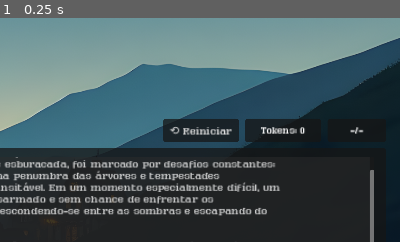
Above: before the commit, frame 1.
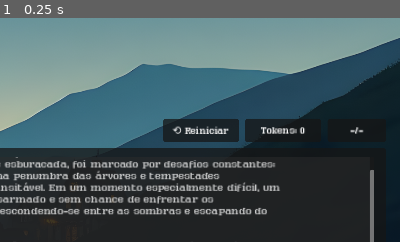
Above: after the commit, the same moment.

Repository: kelbg/serraluz
Game: Godot game, scene res://main.tscn
Same seed, same stepped clock (60 frames per second), same inputs: the game is played once before the commit and once after it. The engine's default icon, where the game draws it, is replaced by a stand-in: a white triangle on a blue panel in a dark square. Sound files missing from this copy of the repository are replaced by a short silence.
Inputs:
- Up to frame 1 (0.25 s): no input
The pictures show only the part of the screen within x 49-99%, y 5-55%; the shares and areas given below are measured in that part.

The runs differ from the first frame. In frame 1, 0.4% of the frame differs, in the area x 42-58%, y 48-53%.
Error in both runs: Trying to return value of type "Nil" from a function whose return type is "String". (res://scripts/GameController.gd:66)

Commit message:
reset button style

Diff:
--- a/main.tscn
+++ b/main.tscn
@@ -129,8 +129,9 @@
 offset_top = 210.0
 offset_right = 1076.0
 offset_bottom = 250.0
+theme_override_colors/font_color = Color(1, 1, 1, 1)
 theme_override_fonts/font = ExtResource("8_vtrk3")
-theme_override_font_sizes/font_size = 20
+theme_override_font_sizes/font_size = 18
 theme_override_styles/normal = SubResource("StyleBoxFlat_cdahu")
 theme_override_styles/hover = SubResource("StyleBoxFlat_4v1mh")
 theme_override_styles/pressed = SubResource("StyleBoxFlat_bd514")
Not shown, added: export_presets.cfg
